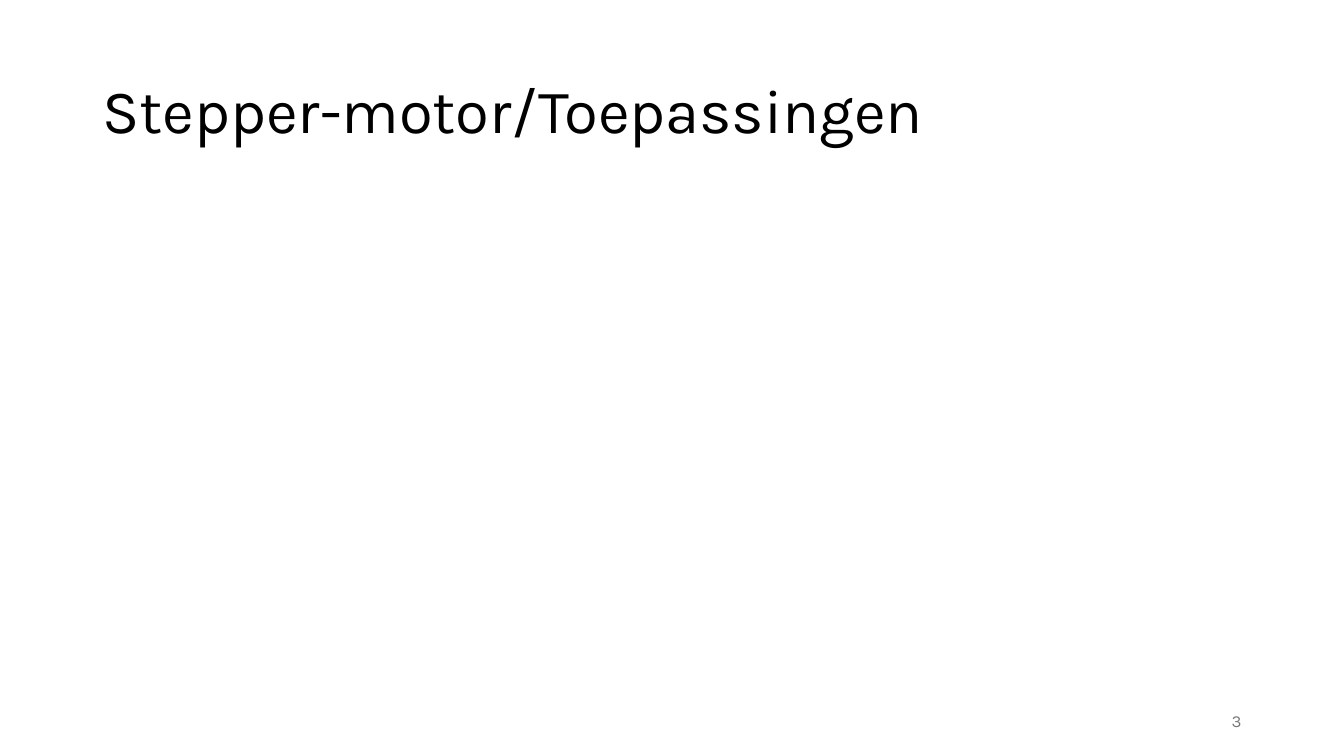
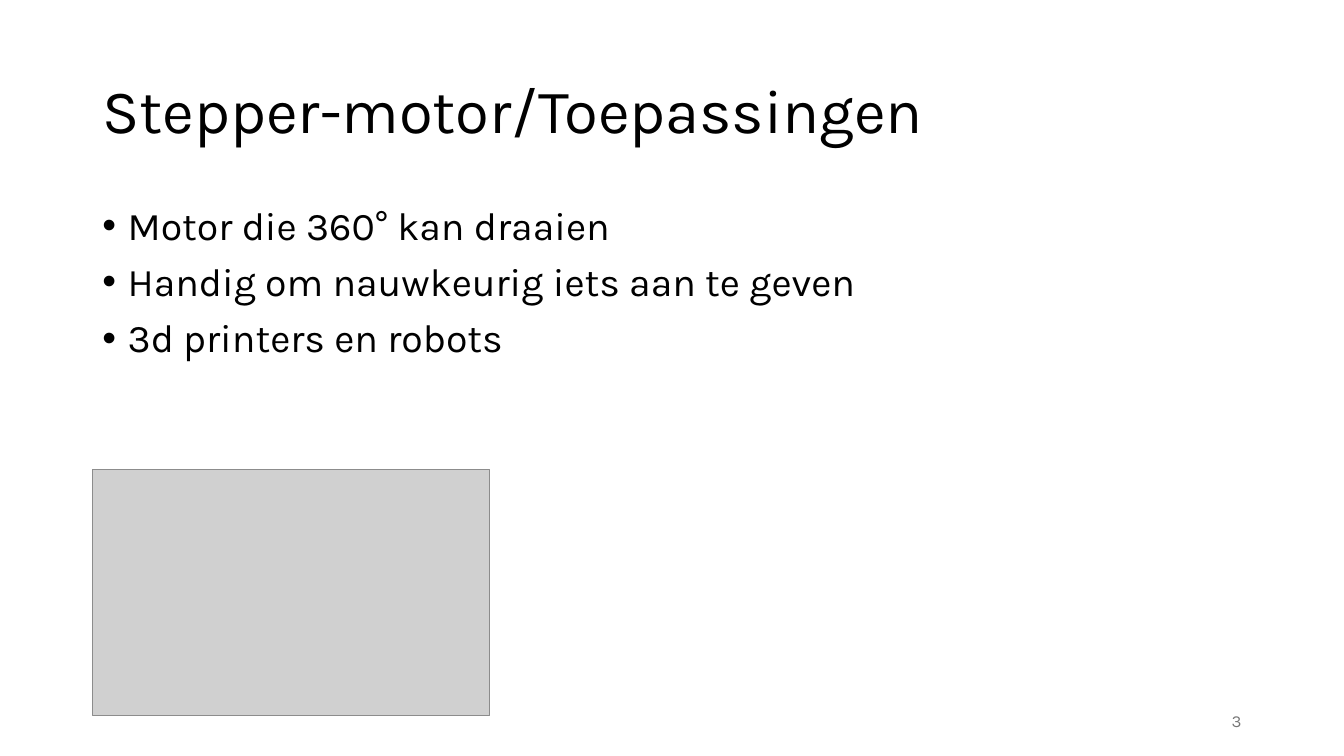
Before and after one commit to delamiro/Embedded-Stepper-Motor, a slide deck: slide 3 of docs/presentatie.odp. Drawn at 1344x756 pixels with LibreOffice and Linux fonts; fonts in the diff are those of the drawing; grey boxes stand for pictures. Boxes give left, top, right and bottom in pixels: in the first picture for what was removed or moved away, otherwise in the second. Text is boxed around its words. In the diff, an @@ line names an element or a change of style, - is before the commit and + after.

```diff
--- a/docs/presentatie.odp
+++ b/docs/presentatie.odp
@@ text added at (128,211,855,362), 28 pt, text #000000 @@
+• Motor die 360° kan draaien
+• Handig om nauwkeurig iets aan te geven
+• 3d printers en robots
@@ picture added at (93,470,490,716) @@
```
Also in this commit, not shown: 1 other slide changed.
